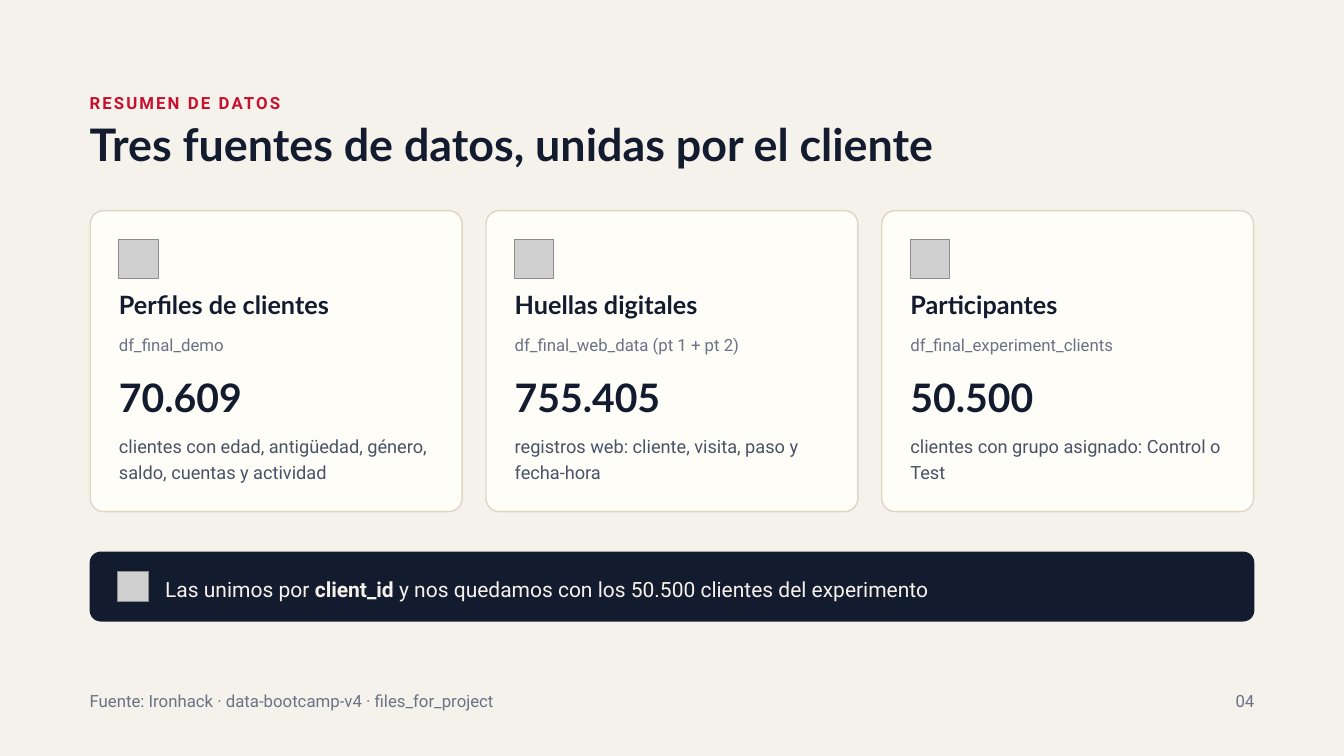
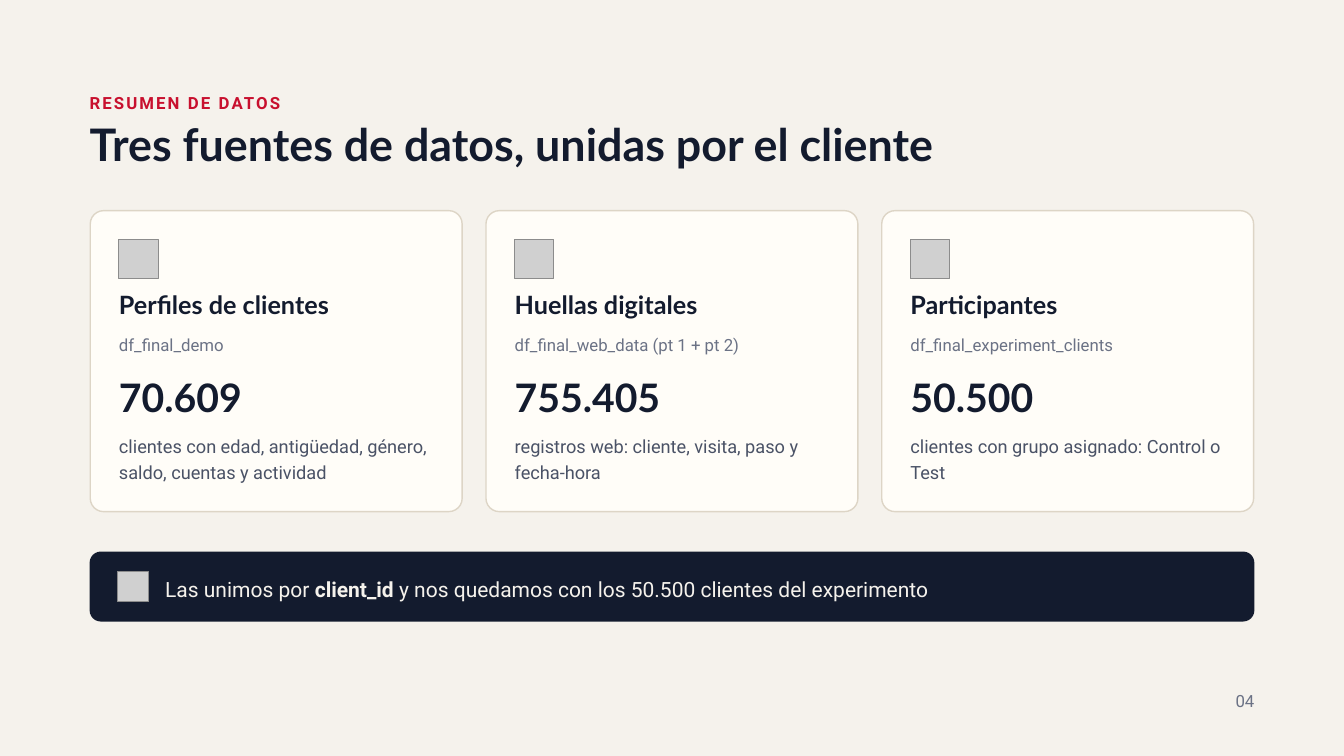
Before and after one commit to beafernandez22/Project_Vanguard_ab_Test, a slide deck: slide 3 of outputs/Vanguard_Presentación.pptx (slide 4 before the commit). Drawn at 1344x756 pixels with LibreOffice and Linux fonts; fonts in the diff are those of the drawing; grey boxes stand for pictures. Boxes give left, top, right and bottom in pixels: in the first picture for what was removed or moved away, otherwise in the second. Text is boxed around its words. In the diff, an @@ line names an element or a change of style, - is before the commit and + after.

```diff
--- a/outputs/Vanguard_Presentación.pptx
+++ b/outputs/Vanguard_Presentación.pptx
@@ text removed at (90,694,494,711) @@
-Fuente: Ironhack · data-bootcamp-v4 · files_for_project
```
Also in this commit, not shown: 5 other slides changed, 5 slides removed, 1 other file.
